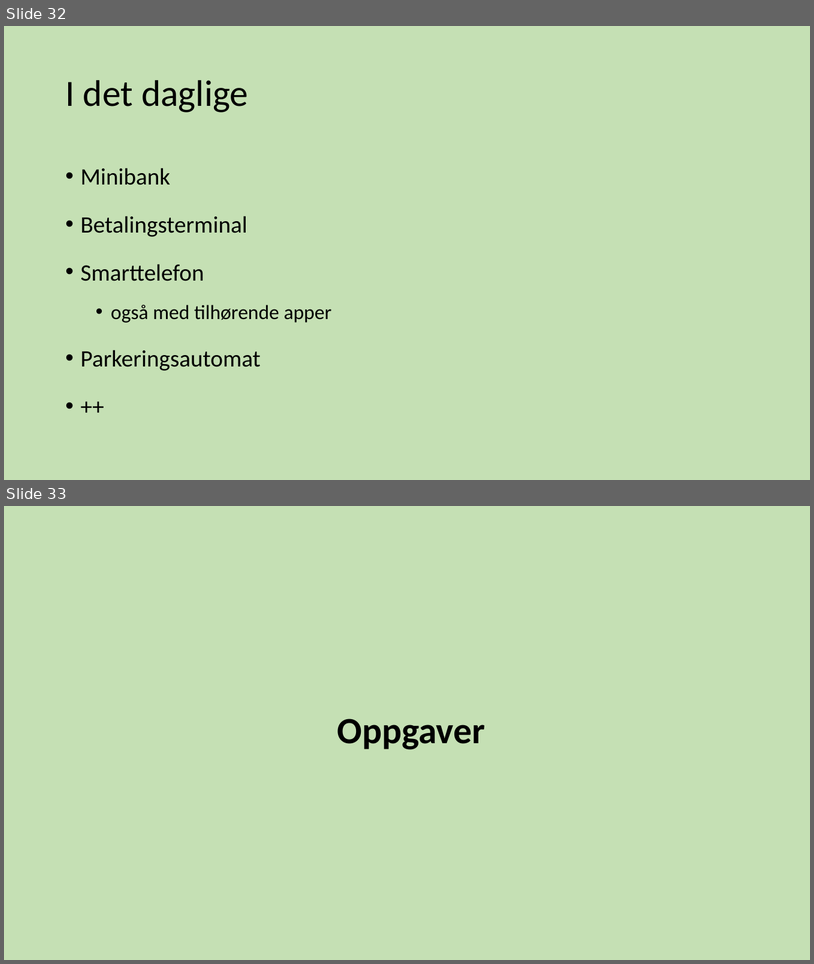
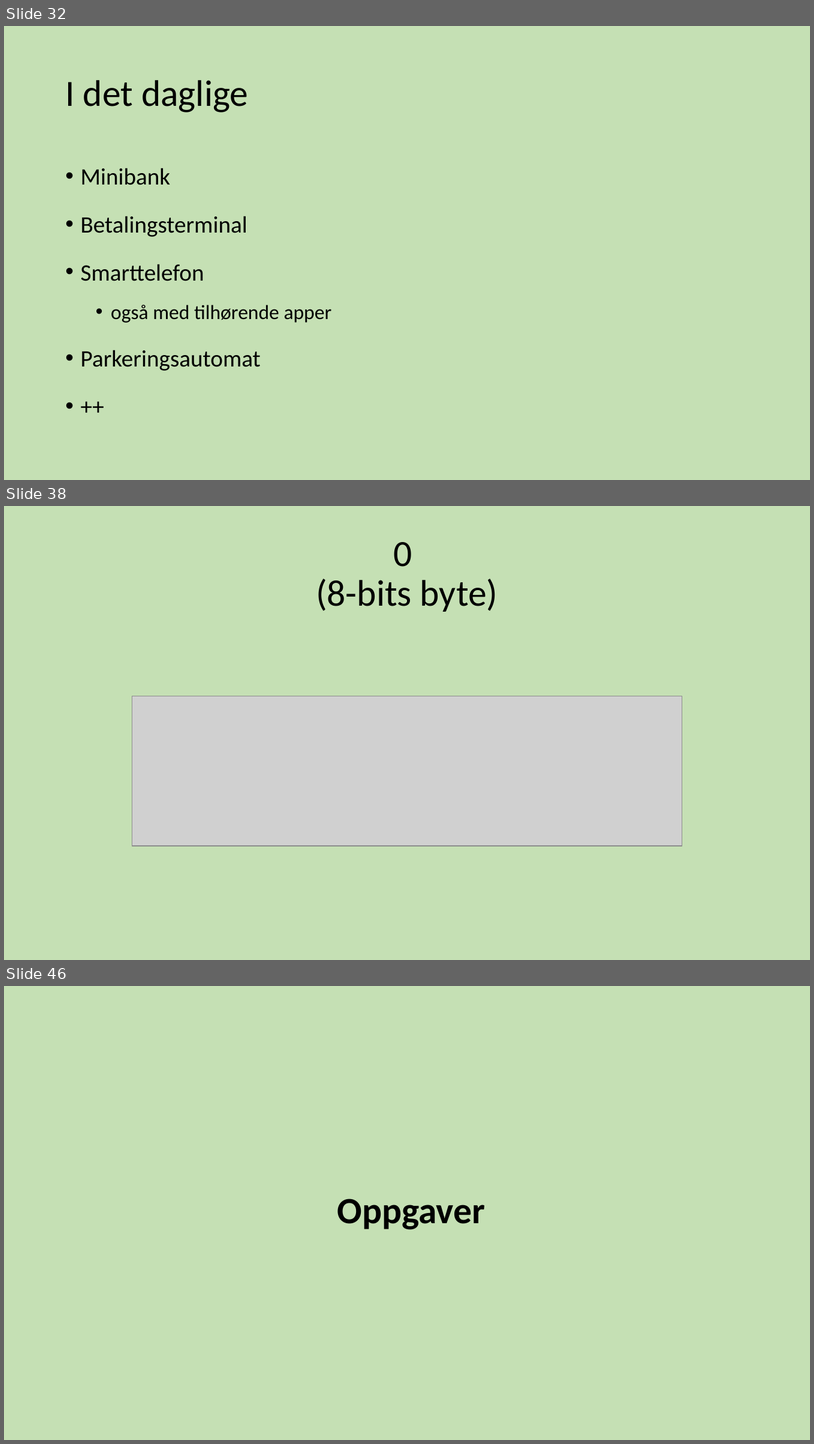
Before and after one commit to tabmy/SommerkursProg17, a slide deck: Forelesninger/ProgKursMandag.pptx. Shown one above the other, each under a label of ours: slides 32 and 33 before the commit, slides 32, 38 and 46 after it; the slides between them are not shown. The pictures are 814x964 and 814x1444 pixels, drawn with LibreOffice and Linux fonts; fonts in the diff are those of the drawing; grey boxes stand for pictures. Boxes give left, top, right and bottom in pixels: in the first picture for what was removed or moved away, otherwise in the second. Text is boxed around its words. In the diff, an @@ line names an element or a change of style, - is before the commit and + after.

```diff
--- a/Forelesninger/ProgKursMandag.pptx
+++ b/Forelesninger/ProgKursMandag.pptx
@@ slide 38 added at bbox=[4, 506, 810, 960], background #C5E0B4 @@
@@ title added at bbox=[316, 542, 498, 612], 44 pt, text #000000 @@
+0
+(8-bits byte)
@@ picture added at bbox=[132, 696, 683, 846] @@
@@ what was slide 33 is now slide 46 @@
```
Also in this commit, not shown: 4 slides changed, 12 other slides added, 2 other files.
